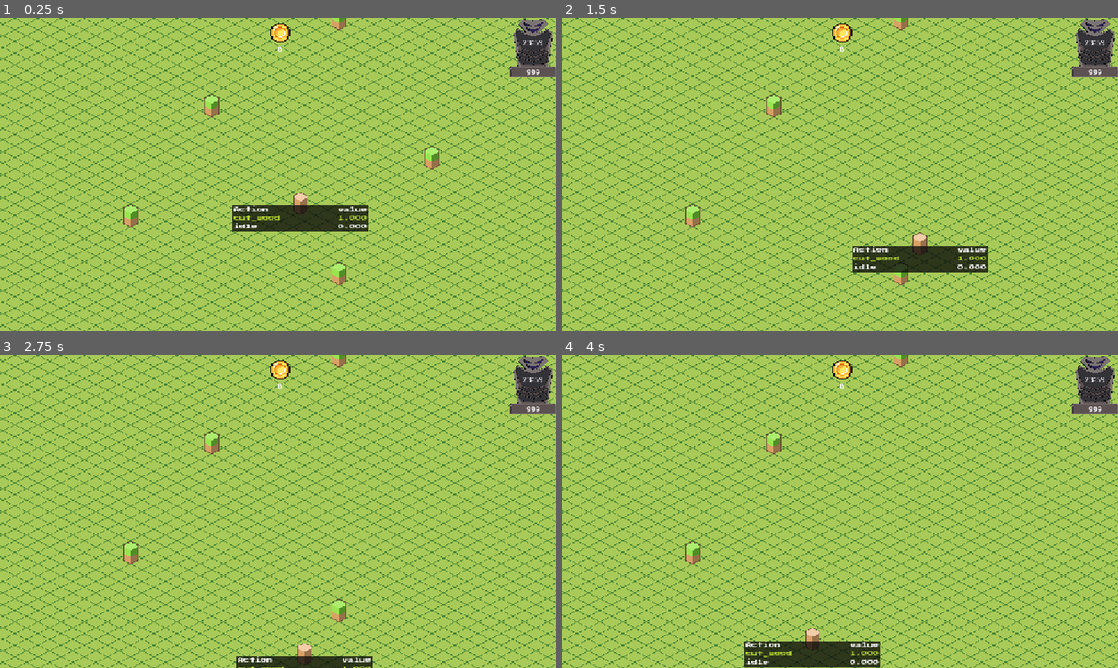
Above: before the commit, frames 1-4 (two rows, left to right).
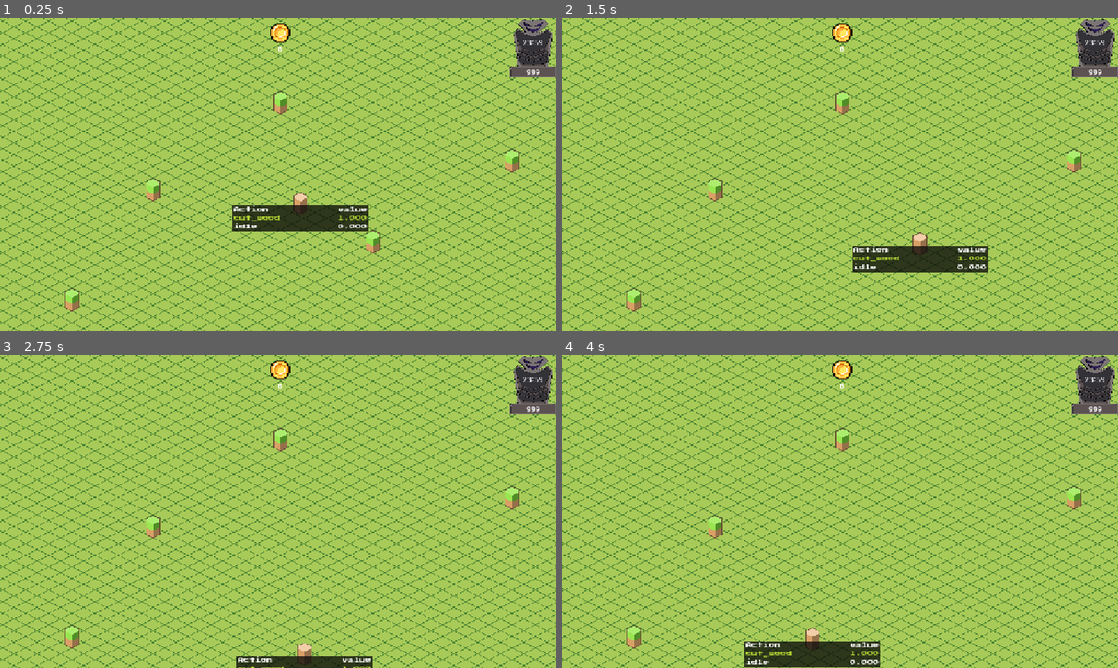
Above: after the commit, the same moments.

Repository: JontanKhuu/Ramen
Game: Godot game, scene res://World/world.tscn
Same seed, same stepped clock (60 frames per second), same inputs: the game is played once before the commit and once after it.
Inputs (mouse positions are in pixels of both pictures, inside the frame that each line leads up to):
- Up to frame 1 (0.25 s): no input
- Up to frame 2 (1.5 s): move the mouse to (962, 158) at 0.52 s; click (962, 158) at 0.67 s; move the mouse to (728, 190) at 1.27 s; click (728, 190) at 1.42 s
- Up to frame 3 (2.75 s): move the mouse to (333, 442) at 2.02 s; click (333, 442) at 2.17 s
- Up to frame 4 (4 s): move the mouse to (812, 574) at 2.77 s; click (812, 574) at 2.92 s; tap Enter at 3.5 s; move the mouse to (1006, 558) at 3.52 s; click (1006, 558) at 3.67 s

The runs differ from the first frame. In frame 1, 24% of the frame differs, in the area x 0-100%, y 0-100%; in frame 2, 24%; in frame 3, 24%; in frame 4, 23%.

Commit message:
tilemap offset fix, affecting npc pathfinding

Diff:
--- a/World/world.tscn
+++ b/World/world.tscn
@@ -54,7 +54,6 @@
 time_system = NodePath("../TimeSystem")
 
 [node name="TileMap" parent="." instance=ExtResource("5_k8do8")]
-position = Vector2(81, -116)
 
 [node name="NPC" parent="." instance=ExtResource("6_bkhv4")]
 position = Vector2(390, 253)
